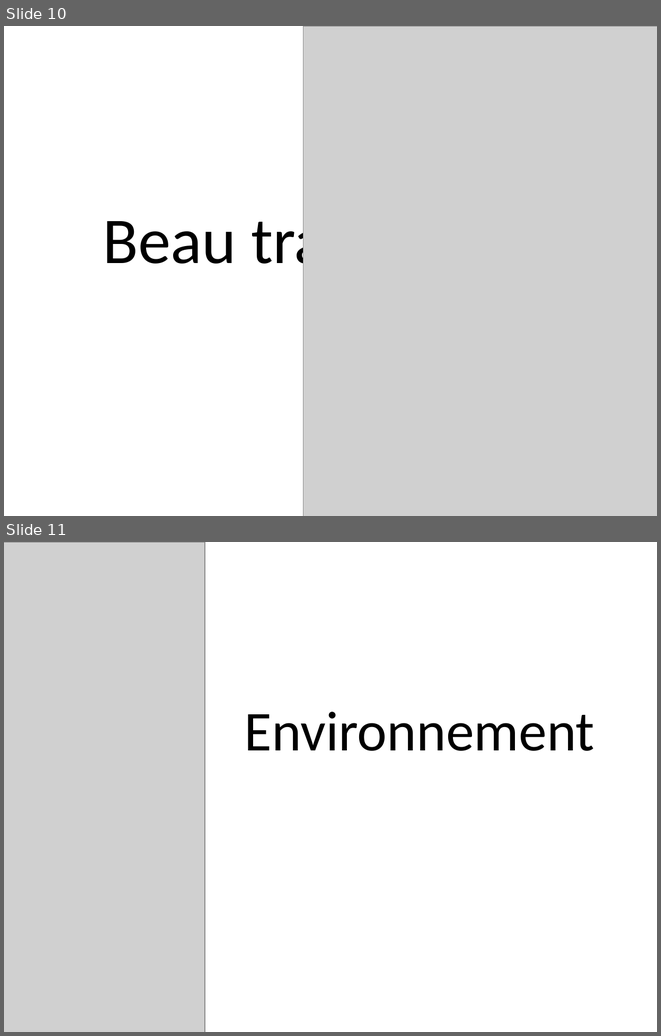
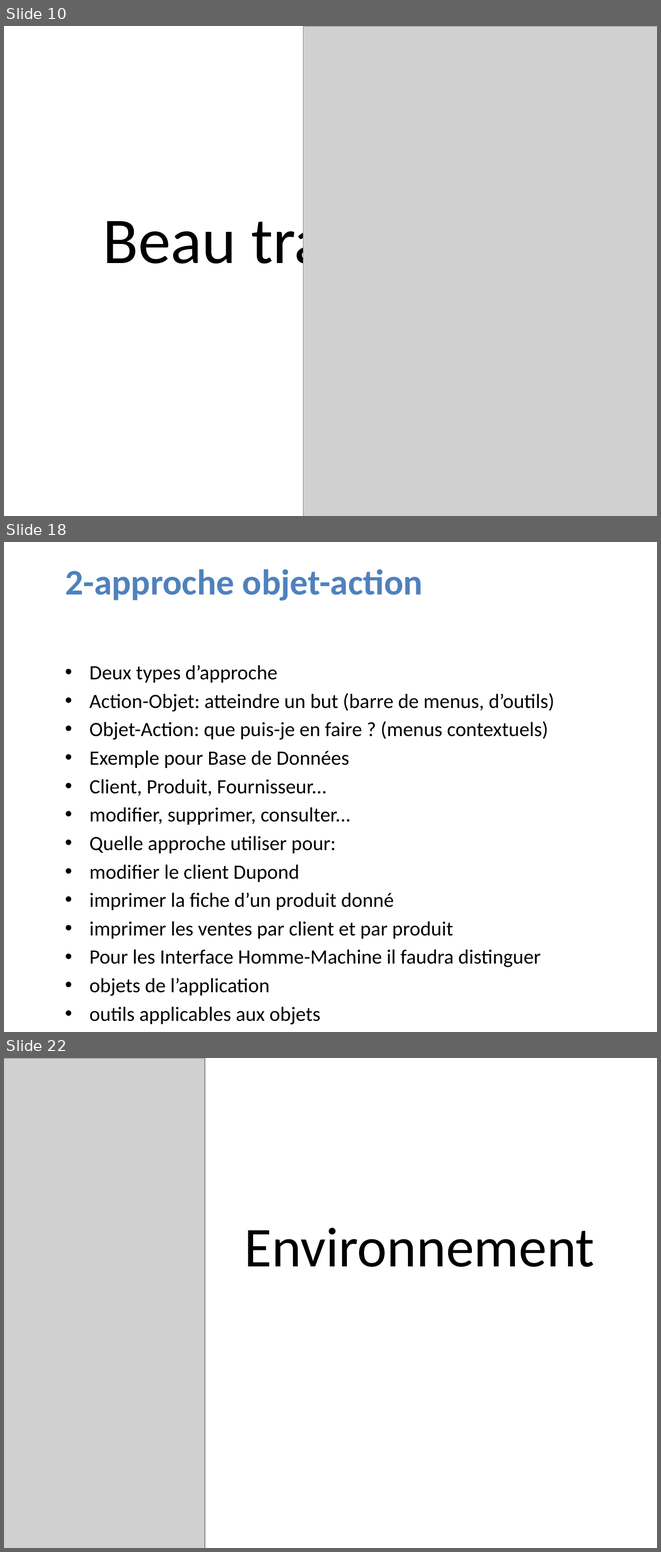
Before and after one commit to LucNtonga/IHM, a slide deck: INTERFACE.pptx. Shown one above the other, each under a label of ours: slides 10 and 11 before the commit, slides 10, 18 and 22 after it; the slides between them are not shown. The pictures are 661x1036 and 661x1552 pixels, drawn with LibreOffice and Linux fonts; fonts in the diff are those of the drawing; grey boxes stand for pictures; background and template pictures are left out. Boxes give left, top, right and bottom in pixels: in the first picture for what was removed or moved away, otherwise in the second. Text is boxed around its words. In the diff, an @@ line names an element or a change of style, - is before the commit and + after.

```diff
--- a/INTERFACE.pptx
+++ b/INTERFACE.pptx
@@ slide 18 added at bbox=[4, 542, 657, 1032], background picture (left out) @@
@@ title added at bbox=[65, 569, 423, 601], 39.6 pt, text #4F81BD, bold @@
+2-approche objet-action
@@ text added at bbox=[89, 665, 555, 1024], 22.4 pt, text #000000 @@
+• Deux types d’approche
+• Action-Objet: atteindre un but (barre de menus, d’outils)
+• Objet-Action: que puis-je en faire ? (menus contextuels)
+• Exemple pour Base de Données
+• Client, Produit, Fournisseur...
+• modifier, supprimer, consulter...
+• Quelle approche utiliser pour:
+• modifier le client Dupond
+• imprimer la fiche d’un produit donné
+• imprimer les ventes par client et par produit
+• Pour les Interface Homme-Machine il faudra distinguer
+• objets de l’application
+• outils applicables aux objets
@@ what was slide 11 is now slide 22 @@
```
Also in this commit, not shown: 10 other slides added.
